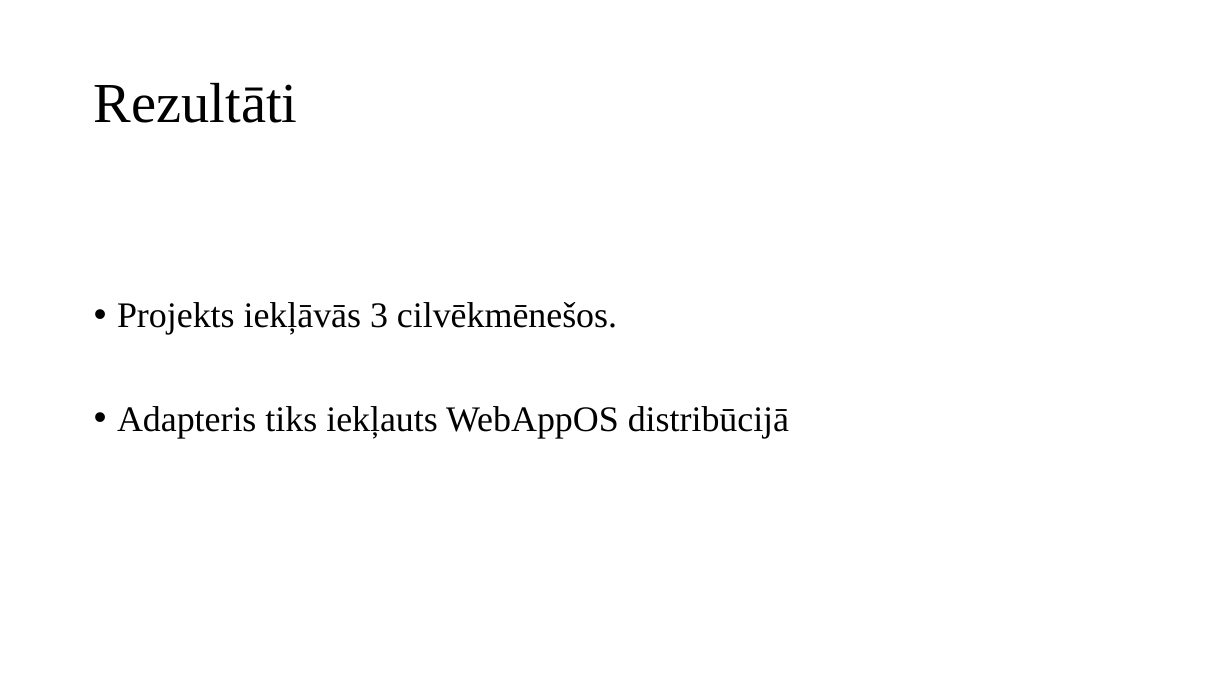
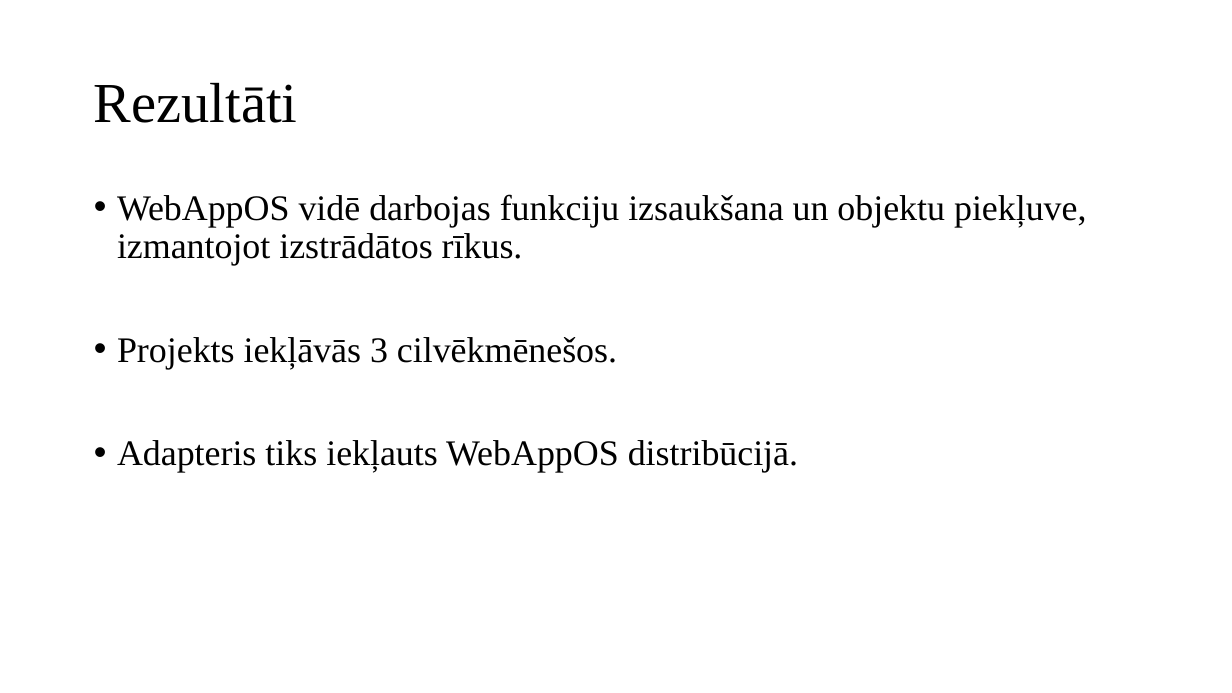
Before and after one commit to artiks12/webAppOS, a slide deck: slide 11 of src/Qualification project/Documentation/Prezentācija_ap19122.pptx. Drawn at 1232x693 pixels with LibreOffice and Linux fonts; fonts in the diff are those of the drawing. Boxes give left, top, right and bottom in pixels: in the first picture for what was removed or moved away, otherwise in the second. Text is boxed around its words. In the diff, an @@ line names an element or a change of style, - is before the commit and + after.

```diff
--- a/src/Qualification project/Documentation/Prezentācija_ap19122.pptx
+++ b/src/Qualification project/Documentation/Prezentācija_ap19122.pptx
@@ text at (117,194,1087,266): paragraph added @@
+• WebAppOS vidē darbojas funkciju izsaukšana un objektu piekļuve, izmantojot izstrādātos rīkus.
@@ text at (117,440,798,473): text changed @@
-• Adapteris tiks iekļauts WebAppOS distribūcijā
+• Adapteris tiks iekļauts WebAppOS distribūcijā.
```
Also in this commit, not shown: 3 other slides changed, 1 other file.
